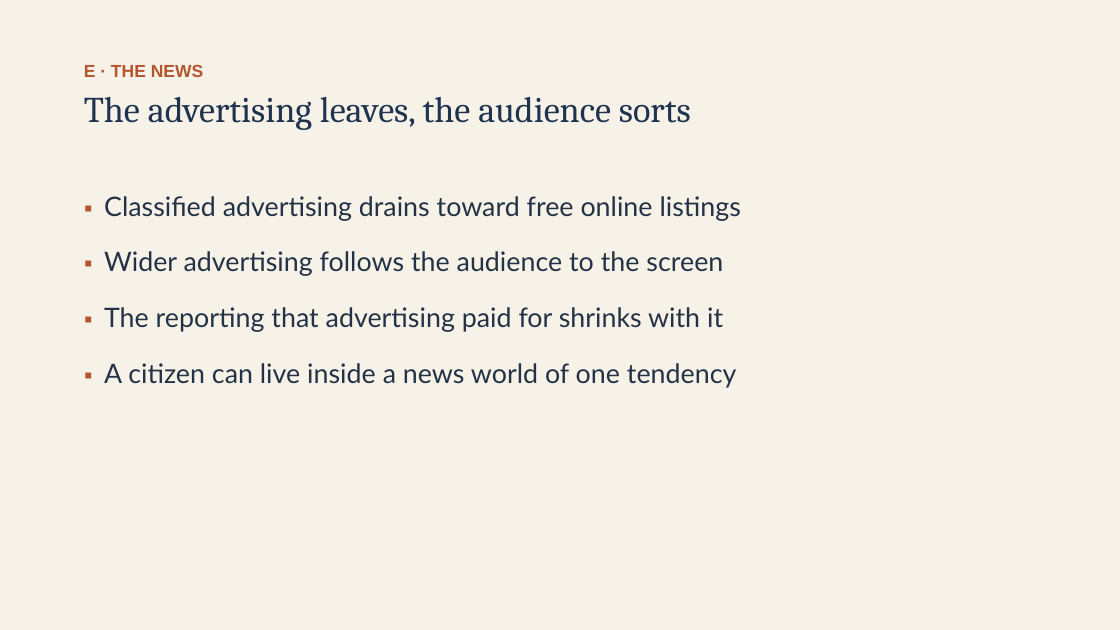
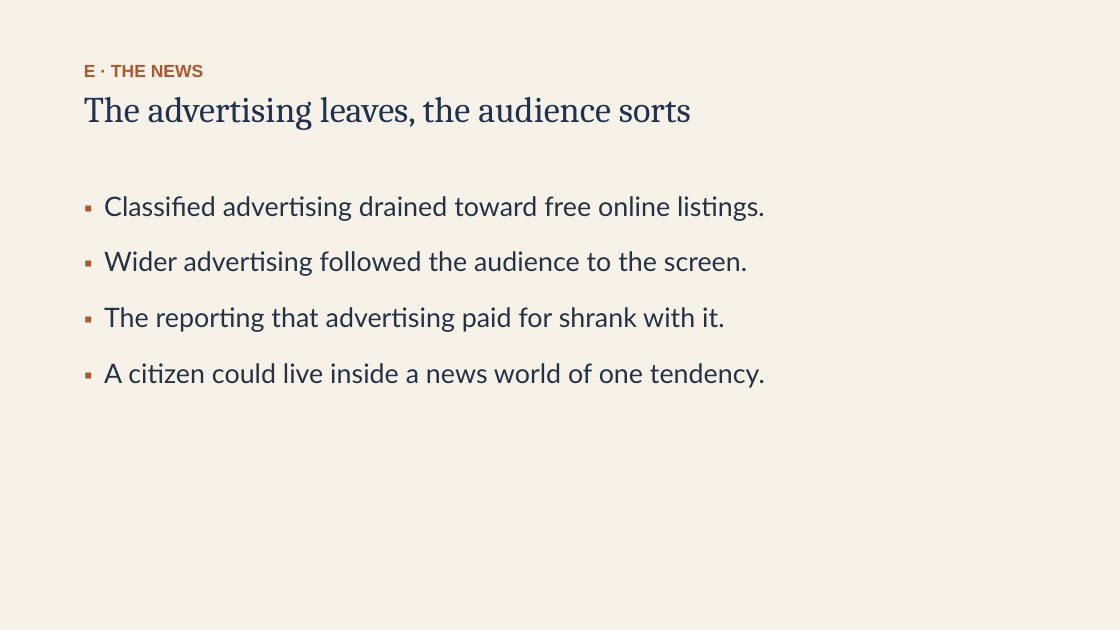
Before and after one commit to ab17gthb/humanities-curriculum-group, a slide deck: slide 17 of modern-america/lesson-04/lesson-04-slides.pptx. Drawn at 1120x630 pixels with LibreOffice and Linux fonts; fonts in the diff are those of the drawing. Boxes give left, top, right and bottom in pixels: in the first picture for what was removed or moved away, otherwise in the second. Text is boxed around its words. In the diff, an @@ line names an element or a change of style, - is before the commit and + after.

Commit message:
Rollout: Modern America L4 reworked and live (The Digital Transformation)

```diff
--- a/modern-america/lesson-04/lesson-04-slides.pptx
+++ b/modern-america/lesson-04/lesson-04-slides.pptx
@@ text at [104,196,765,388]: text changed @@
-▪ Classified advertising drains toward free online listings
-▪ Wider advertising follows the audience to the screen
-▪ The reporting that advertising paid for shrinks with it
-▪ A citizen can live inside a news world of one tendency
+▪ Classified advertising drained toward free online listings.
+▪ Wider advertising followed the audience to the screen.
+▪ The reporting that advertising paid for shrank with it.
+▪ A citizen could live inside a news world of one tendency.
```
Also in this commit, not shown: 8 other slides changed, 6 other files.
